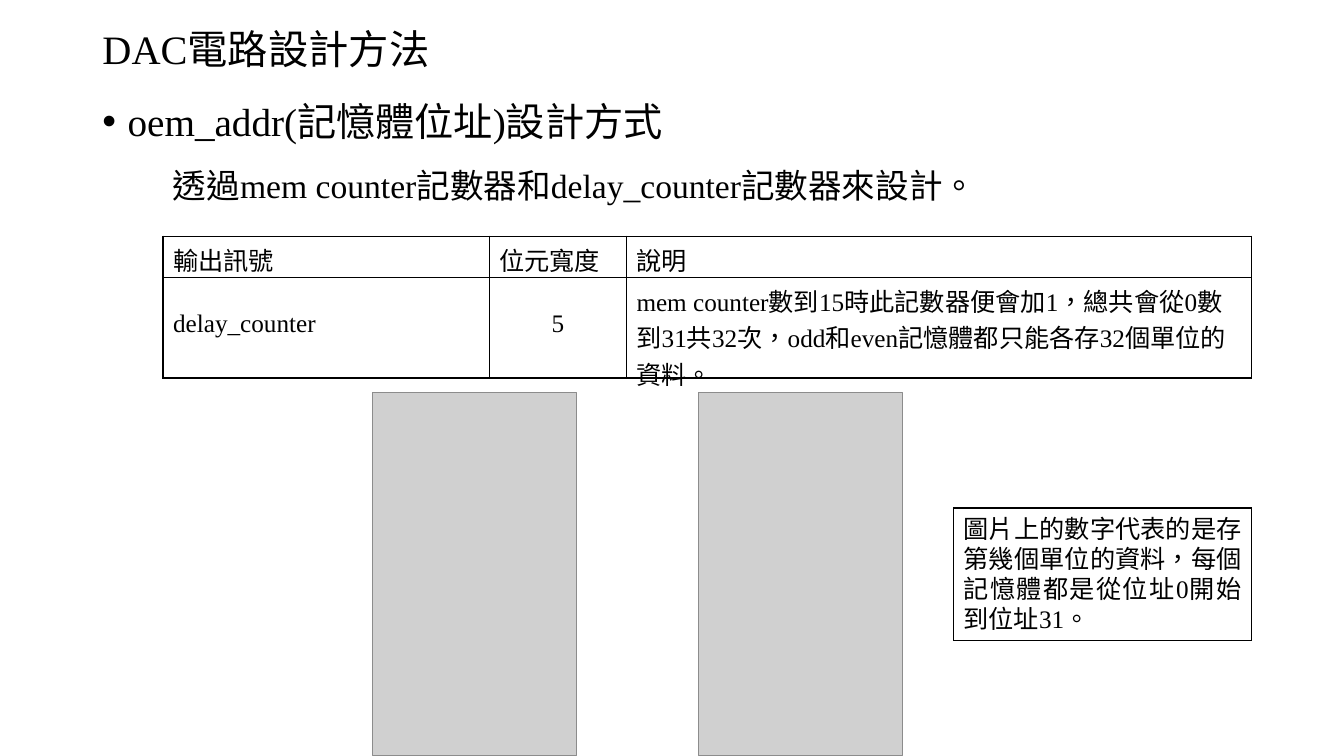
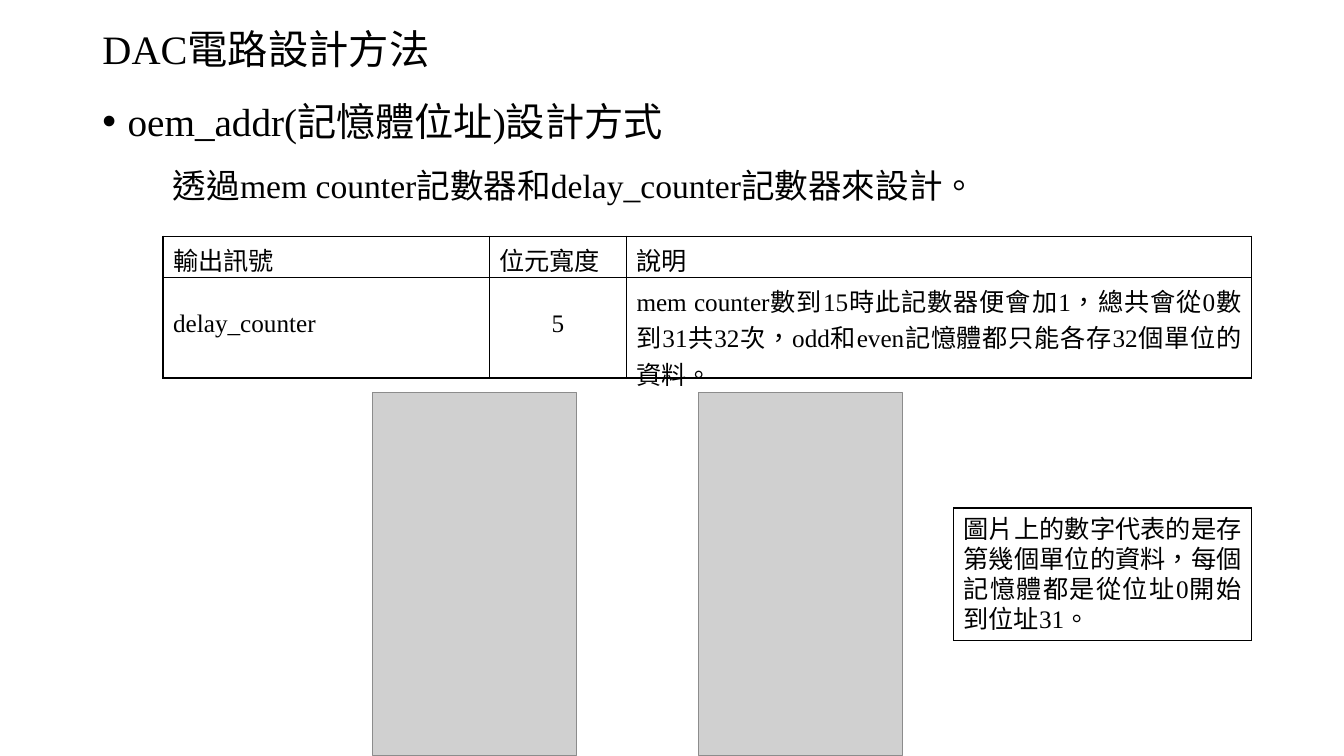
Before and after one commit to Chi-Yung/Chi-Yung, a slide deck: slide 12 of 報告.pptx. Drawn at 1344x756 pixels with LibreOffice and Linux fonts; fonts in the diff are those of the drawing; grey boxes stand for pictures. Boxes give left, top, right and bottom in pixels: in the first picture for what was removed or moved away, otherwise in the second. Text is boxed around its words. In the diff, an @@ line names an element or a change of style, - is before the commit and + after.

```diff
--- a/報告.pptx
+++ b/報告.pptx
@@ table at <box>163,236,1252,390</box> @@
@@ alignment left to justified @@
```
Also in this commit, not shown: 5 other slides changed.
